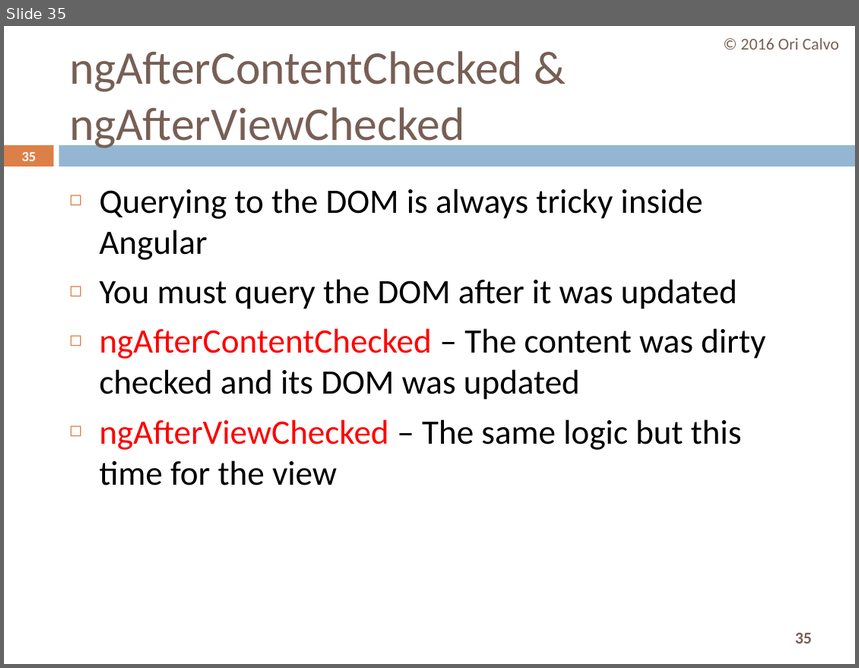
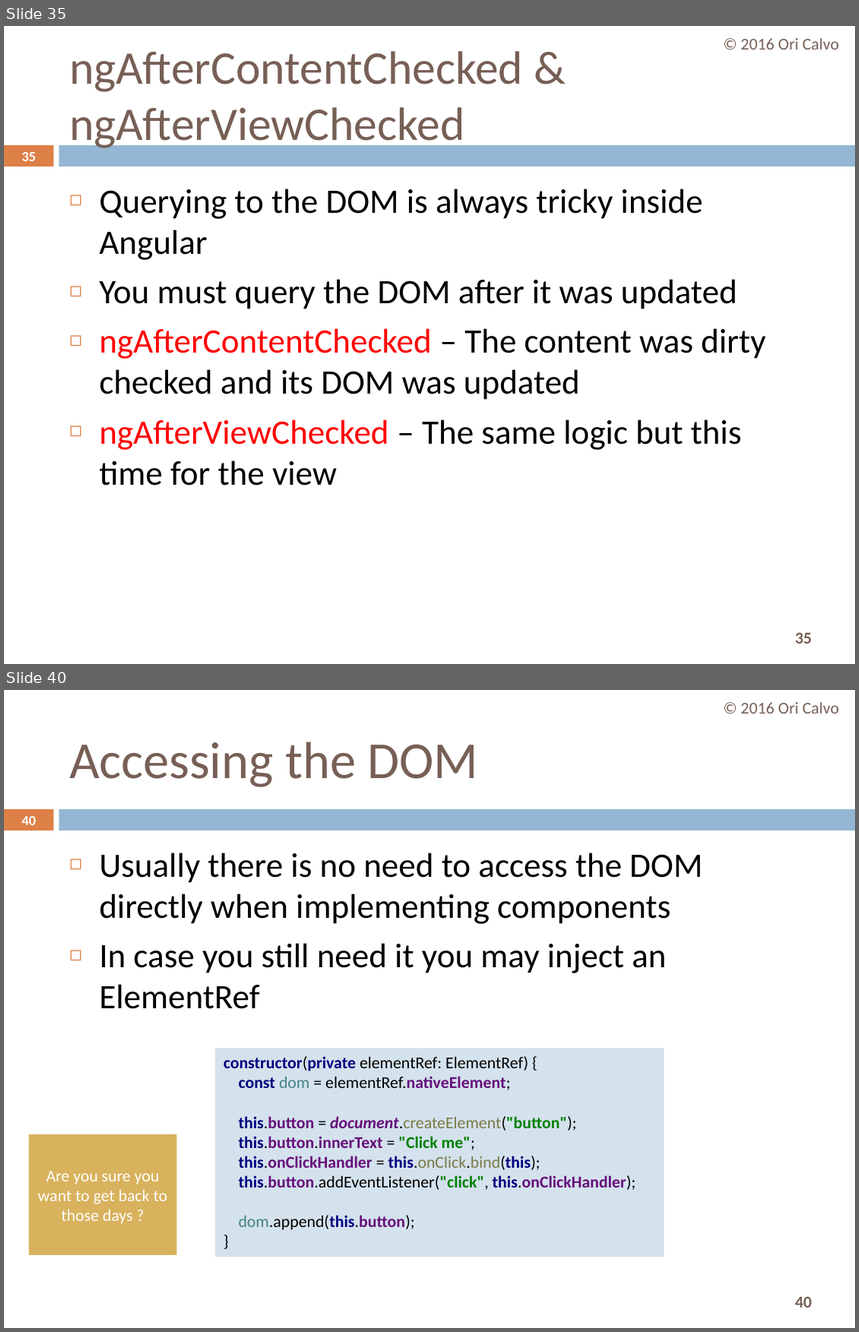
Before and after one commit to oricalvo/course-angular, a slide deck: PPTs/06 Advanced Components.pptx. Shown one above the other, each under a label of ours: slide 35 before the commit, slides 35 and 40 after it; the slides between them are not shown. The pictures are 859x668 and 859x1332 pixels, drawn with LibreOffice and Linux fonts; fonts in the diff are those of the drawing. Boxes give left, top, right and bottom in pixels: in the first picture for what was removed or moved away, otherwise in the second. Text is boxed around its words. In the diff, an @@ line names an element or a change of style, - is before the commit and + after.

```diff
--- a/PPTs/06 Advanced Components.pptx
+++ b/PPTs/06 Advanced Components.pptx
@@ slide 40 added at [4,690,855,1328], background #FFFFFF; not listed: 3 template elements that a slide beside it also shows @@
@@ text added at [741,702,839,714], 14 pt, text #775F55 @@
+© 2016 Ori Calvo
@@ title added at [69,742,478,787], 44 pt, text #775F55 @@
+Accessing the DOM
@@ page number added at [21,816,36,825], 11.9 pt, text #FFFFFF, bold @@
+40
@@ text added at [99,853,702,1009], 29 pt, text #000000 @@
+◻ Usually there is no need to access the DOM directly when implementing components
+◻ In case you still need it you may inject an ElementRef
@@ rectangle added at [215,1049,664,1258], fill #D4E2ED, 14 pt, text #000000, bold @@
+constructor(private elementRef: ElementRef) {
+const dom = elementRef.nativeElement;
+this.button = document.createElement("button");
+this.button.innerText = "Click me";
+this.onClickHandler = this.onClick.bind(this);
+this.button.addEventListener("click", this.onClickHandler);
+dom.append(this.button);
+}
@@ rectangle added at [28,1135,177,1256], fill #D8B25C, 14 pt, text #FFFFFF @@
+Are you sure you want to get back to those days ?
```
Also in this commit, not shown: 4 slides changed, 2 other slides added, 25 other files.
